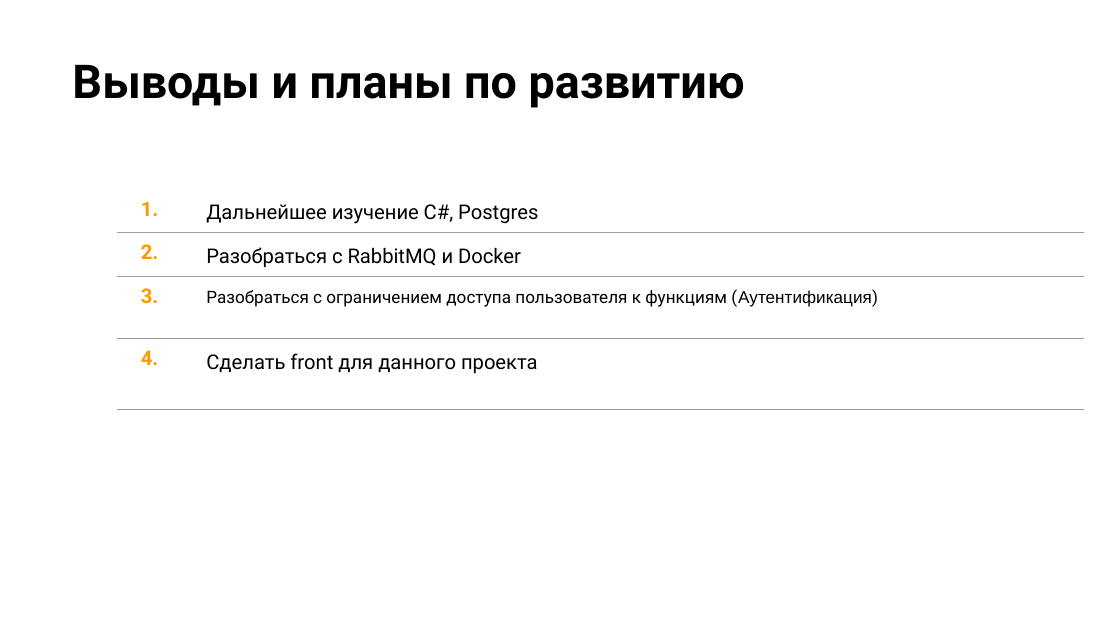
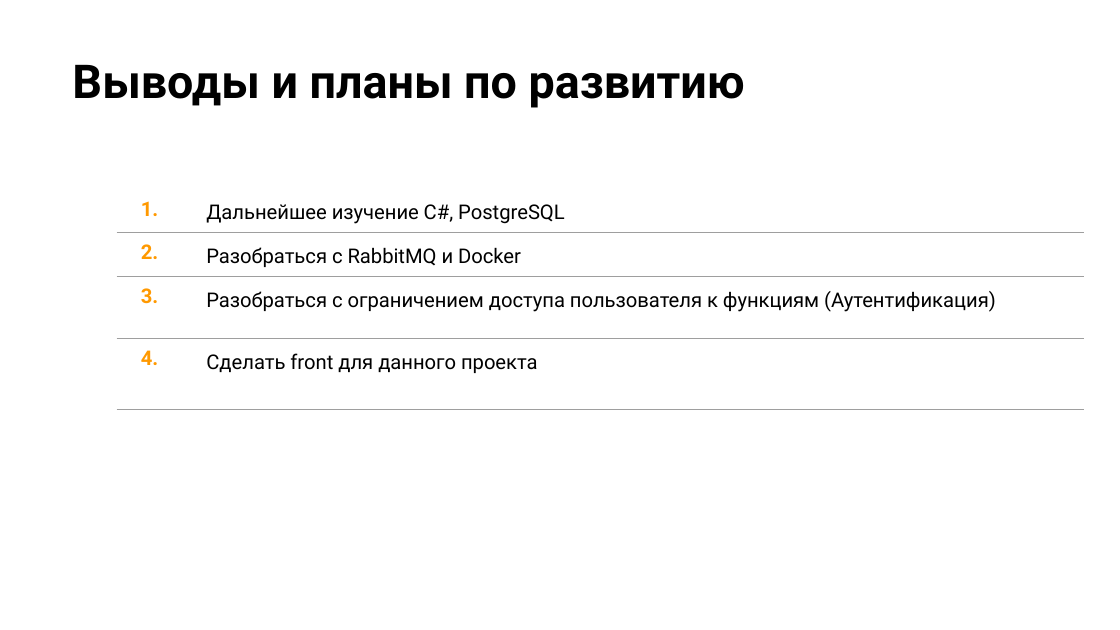
Before and after one commit to Lyudmer/project_swh_client, a slide deck: slide 9 of Schemas/Защита проекта.pptx. Drawn at 1120x630 pixels with LibreOffice and Linux fonts; fonts in the diff are those of the drawing; background and template pictures are left out. Boxes give left, top, right and bottom in pixels: in the first picture for what was removed or moved away, otherwise in the second. Text is boxed around its words. In the diff, an @@ line names an element or a change of style, - is before the commit and + after.

```diff
--- a/Schemas/Защита проекта.pptx
+++ b/Schemas/Защита проекта.pptx
@@ table at <box>116,189,1084,411</box> @@
-row 1, column 2: Дальнейшее изучение C#, Postgres
+row 1, column 2: Дальнейшее изучение C#, PostgreSQL
@@ size 11 to 13 pt in "Разобраться с ограничением доступа пользователя к функциям ..." @@
@@ font Arial to Roboto in "(Аутентификация)" @@
```
Also in this commit, not shown: 5 other slides changed.
